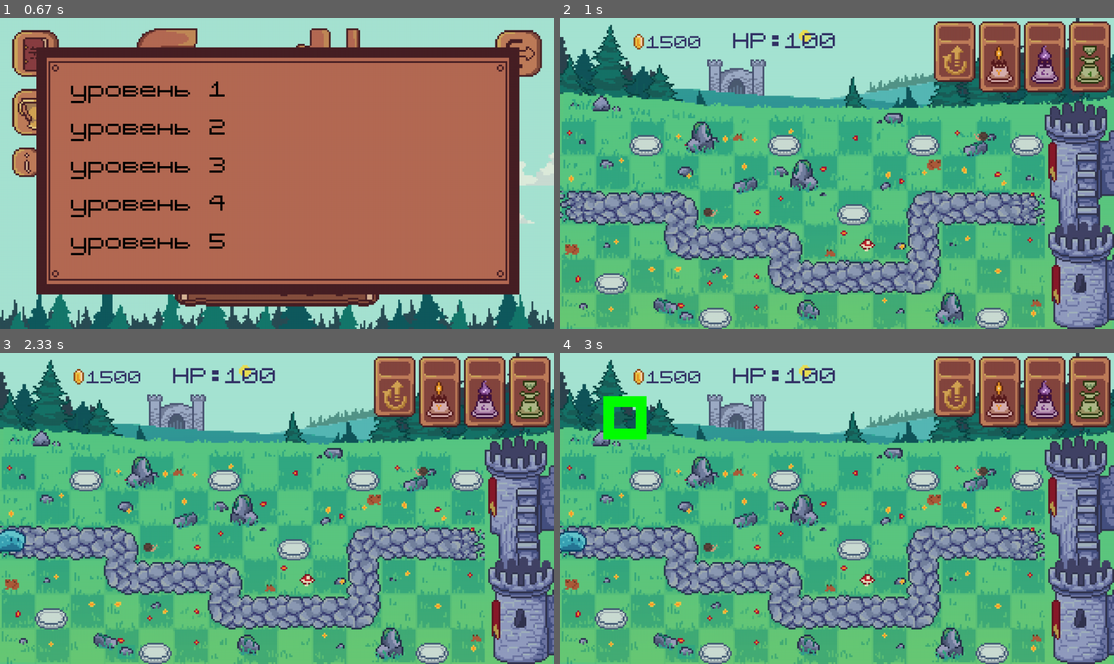
Above: before the commit, frames 1-4 (two rows, left to right).
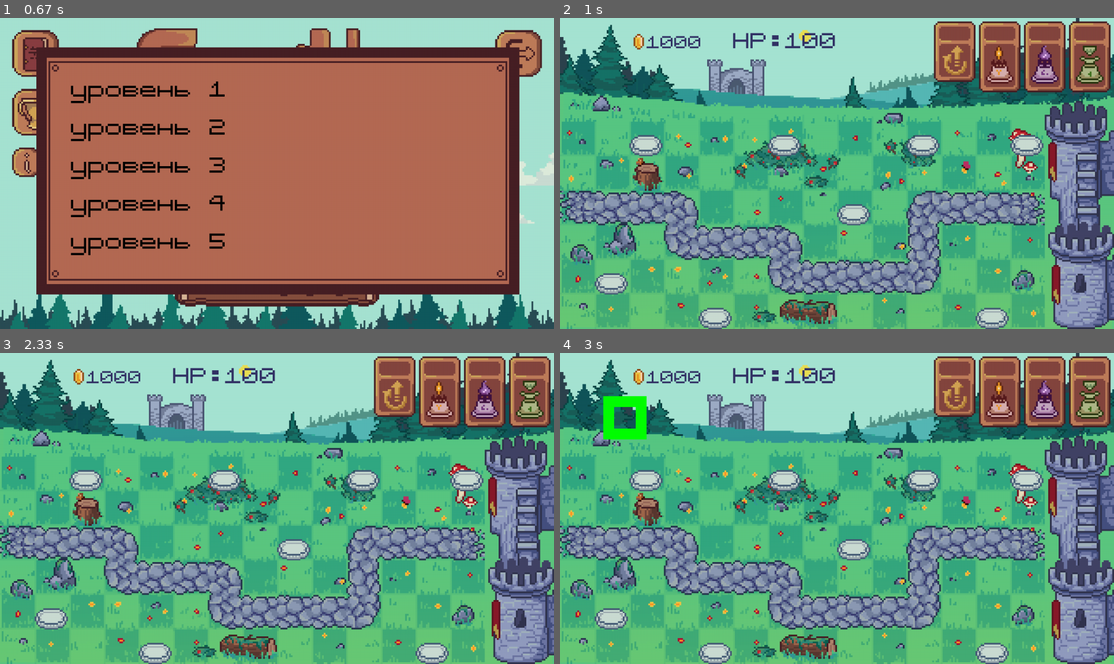
Above: after the commit, the same moments.

Repository: LenaSup/PyGame_project
Game: pygame game, started from main.py
Two runs of this game, one before a commit and one after it. Both use one fixed random seed, a clock stepped at 60 frames per second and the inputs below.
Inputs (mouse positions are in pixels of both pictures, inside the frame that each line leads up to):
- Up to frame 1 (0.67 s): click (277, 257) at 0.38 s
- Up to frame 2 (1 s): click (704, 176) at 0.72 s
- Up to frame 3 (2.33 s): click (360, 399) at 1.05 s
- Up to frame 4 (3 s): tap Space at 2.33 s

Frame 1 is identical in both runs. In frame 2, 5.2% of the frame differs, in the area x 0-87%, y 5-100%; in frame 3, 5.5%; in frame 4, 5.5%.

Commit message:
Мелкие правки.

Diff:
--- a/data/waves_3.txt
+++ b/data/waves_3.txt
@@ -1,4 +1,4 @@
-1:1500 4 6 4 3 0
-2:500 1 5 6 2 0
-3:500 6 3 3 4 0
+1:2000 4 6 4 3 0
+2:1500 1 5 6 2 0
+3:1000 3 2 3 4 0
 4:1000 2 5 1 3 0
--- a/data/waves_4.txt
+++ b/data/waves_4.txt
@@ -1,5 +1,5 @@
-1:1500 4 6 4 2 0
-2:500 1 5 6 4 1
-3:500 6 3 3 2 2
-4:1000 2 5 1 4 2
-5:500 1 3 1 4 3
+1:2500 4 6 4 2 0
+2:2000 1 5 6 4 1
+3:1500 6 3 3 2 2
+4:1000 2 5 3 4 6
+5:500 1 3 7 4 7
--- a/data/waves_5.txt
+++ b/data/waves_5.txt
@@ -1,4 +1,4 @@
-1:1500 7 5 5 6 4
-2:500 2 4 2 6 5
-3:500 6 3 6 5 6
-4:1000 6 9 4 2 4
+1:2000 7 5 5 6 4
+2:1500 2 4 2 6 5
+3:1000 6 3 6 5 6
+4:500 6 9 4 2 4
--- a/entities.py
+++ b/entities.py
@@ -5,12 +5,12 @@
 spider = (250, 'spider.png', 4, 15, 75, 2)
 # images, cols, damage=50, radius=200, reload=1000, price=500, is_splash=False, splash_radius=75, is_around=False,
 # level=1
-default_towers = (('tower1_level1.png', 2, 25, 200, 750, 500, False, 0, False, 1),
-                  ('tower1_level2.png', 2, 40, 200, 750, 500, False, 0, False, 2),
-                  ('tower1_level3.png', 2, 50, 200, 750, 500, False, 0, False, 3))
-mortires = (('tower2_level1.png', 9, 15, 250, 1000, 750, True, 50, False, 1),
-            ('tower2_level2.png', 9, 30, 250, 1000, 500, True, 50, False, 2),
-            ('tower2_level3.png', 9, 45, 250, 1000, 500, True, 50, False, 3))
-flamethrowers = (('tower3_level1.png', 2, 20, 300, 1500, 1000, True, 0, True, 1),
-                 ('tower3_level2.png', 2, 25, 300, 1500, 500, True, 0, True, 2),
-                 ('tower3_level3.png', 2, 30, 300, 1500, 500, True, 0, True, 3))
+default_towers = (('tower1_level1.png', 2, 25, 300, 750, 500, False, 0, False, 1),
+                  ('tower1_level2.png', 2, 40, 300, 650, 750, False, 0, False, 2),
+                  ('tower1_level3.png', 2, 50, 300, 550, 750, False, 0, False, 3))
+mortires = (('tower2_level1.png', 9, 15, 250, 1000, 750, True, 100, False, 1),
+            ('tower2_level2.png', 9, 30, 250, 900, 750, True, 120, False, 2),
+            ('tower2_level3.png', 9, 45, 250, 800, 750, True, 140, False, 3))
+flamethrowers = (('tower3_level1.png', 2, 50, 180, 2000, 1500, True, 0, True, 1),
+                 ('tower3_level2.png', 2, 75, 180, 1900, 750, True, 0, True, 2),
+                 ('tower3_level3.png', 2, 100, 180, 1800, 750, True, 0, True, 3))
--- a/main.py
+++ b/main.py
@@ -933,7 +933,7 @@
     current_level = main_menu(screen)
     # загрузка карты
     castle_health = 100
-    gold = 1500
+    gold = 1000
     enemies = pygame.sprite.Group()
     towers = pygame.sprite.Group()
     cells = pygame.sprite.Group()
@@ -961,7 +961,7 @@
     pygame.time.set_timer(time_is_passing, 1000)
     pygame.time.set_timer(animated_towers, 150)
     pygame.time.set_timer(enemy_animation, 50)
-    pygame.time.set_timer(move_bullets, 2)
+    pygame.time.set_timer(move_bullets, 1)
     time_level = 0
 
     n_enemies = [0 for _ in range(len(enemy_types))]
@@ -974,7 +974,7 @@
 db = sqlite3.connect('user_data.sqlite3')
 db.cursor()
 castle_health = 100
-gold = 1500
+gold = 1000
 enemies = pygame.sprite.Group()
 towers = pygame.sprite.Group()
 cells = pygame.sprite.Group()
@@ -1036,7 +1036,7 @@
     pygame.time.set_timer(time_is_passing, 1000)
     pygame.time.set_timer(animated_towers, 150)
     pygame.time.set_timer(enemy_animation, 50)
-    pygame.time.set_timer(move_bullets, 2)
+    pygame.time.set_timer(move_bullets, 1)
     pause_wave = 10000
     time_level = 0
     global castle_health, enemies, towers, towers_reload, gold, cells
@@ -1081,7 +1081,7 @@
                 elif current_tower == 'Upgrade':
                     cell = my_board.get_cell(event.pos)[0]
                     if cell.name == 'Building_cell' and cell.tower != None and cell.tower.level < 3:
-                        my_board.upgrade(event.pos, towers_types[cell.tower.index][cell.tower.level][4])
+                        my_board.upgrade(event.pos, towers_types[cell.tower.index][cell.tower.level][5])
                 type_tower = tower_selection(clickable_interface_elements, event.pos)   # Номер нажатой кнопки
                 current_tower = towers_types[type_tower]
             if event.type == pygame.MOUSEBUTTONDOWN and event.button == 3:
Binary file changed: graphics/background_3.png
Binary file changed: graphics/background_5.png
Binary file removed: graphics/geme_over.png
Binary file changed: user_data.sqlite3
